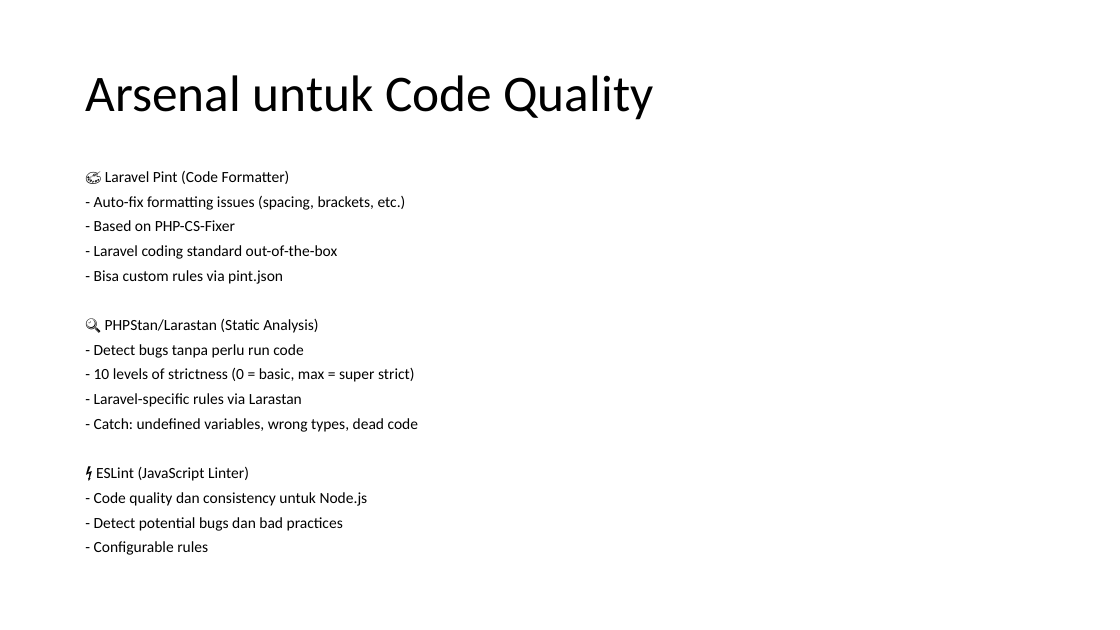
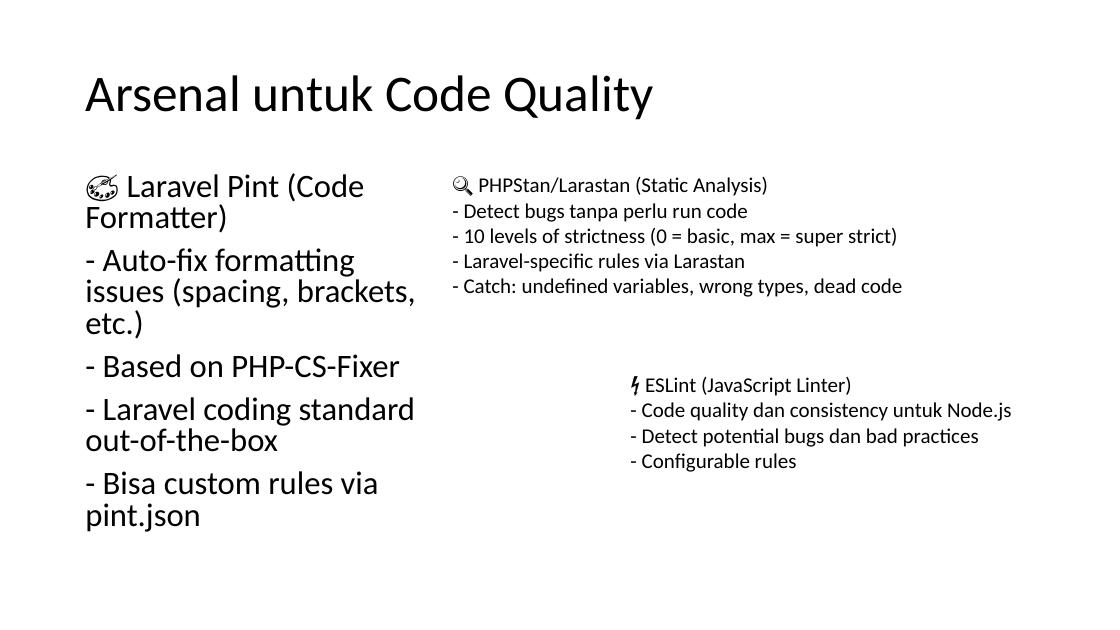
Before and after one commit to njulioiyoo/code-analysis-laravel-nodejs, a slide deck: slide 6 of slides/JNO - Sharing Session Code Analysis.pptx. Drawn at 1120x630 pixels with LibreOffice and Linux fonts; fonts in the diff are those of the drawing; background and template pictures are left out. Boxes give left, top, right and bottom in pixels: in the first picture for what was removed or moved away, otherwise in the second. Text is boxed around its words. In the diff, an @@ line names an element or a change of style, - is before the commit and + after.

```diff
--- a/slides/JNO - Sharing Session Code Analysis.pptx
+++ b/slides/JNO - Sharing Session Code Analysis.pptx
@@ text "🎨 Laravel Pint (Code Formatter)" at (85, 173, 416, 532): size 13.3 to 28 pt; line spacing 0.7 to 0.8 @@
@@ text added at (464, 177, 902, 297), 18 pt, text #000000 @@
+🔍 PHPStan/Larastan (Static Analysis)
+- Detect bugs tanpa perlu run code
+- 10 levels of strictness (0 = basic, max = super strict)
+- Laravel-specific rules via Larastan
+- Catch: undefined variables, wrong types, dead code
@@ text at (94, 319, 418, 555): paragraphs removed @@
-🔍 PHPStan/Larastan (Static Analysis)
-- Detect bugs tanpa perlu run code
-- 10 levels of strictness (0 = basic, max = super strict)
-- Laravel-specific rules via Larastan
-- Catch: undefined variables, wrong types, dead code
-⚡ ESLint (JavaScript Linter)
-- Code quality dan consistency untuk Node.js
-- Detect potential bugs dan bad practices
-- Configurable rules
@@ text added at (642, 377, 1012, 472), 18 pt, text #000000 @@
+⚡ ESLint (JavaScript Linter)
+- Code quality dan consistency untuk Node.js
+- Detect potential bugs dan bad practices
+- Configurable rules
```
Also in this commit, not shown: 3 other slides changed, 2 slides added, 2 slides removed, 16 other files.
